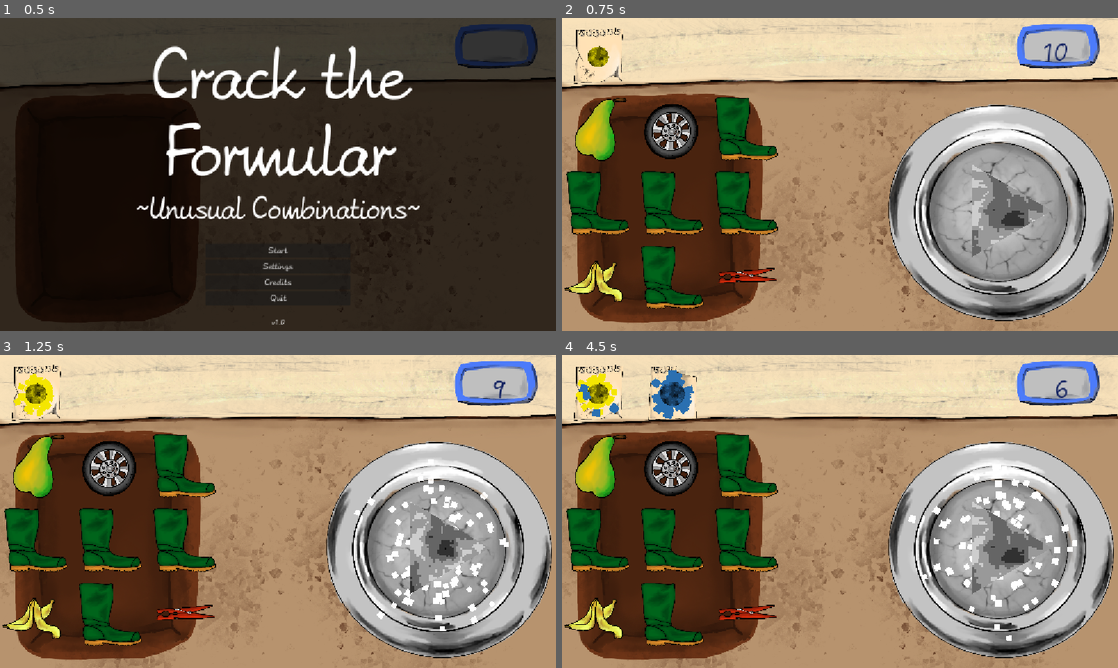
Above: before the commit, frames 1-4 (two rows, left to right).
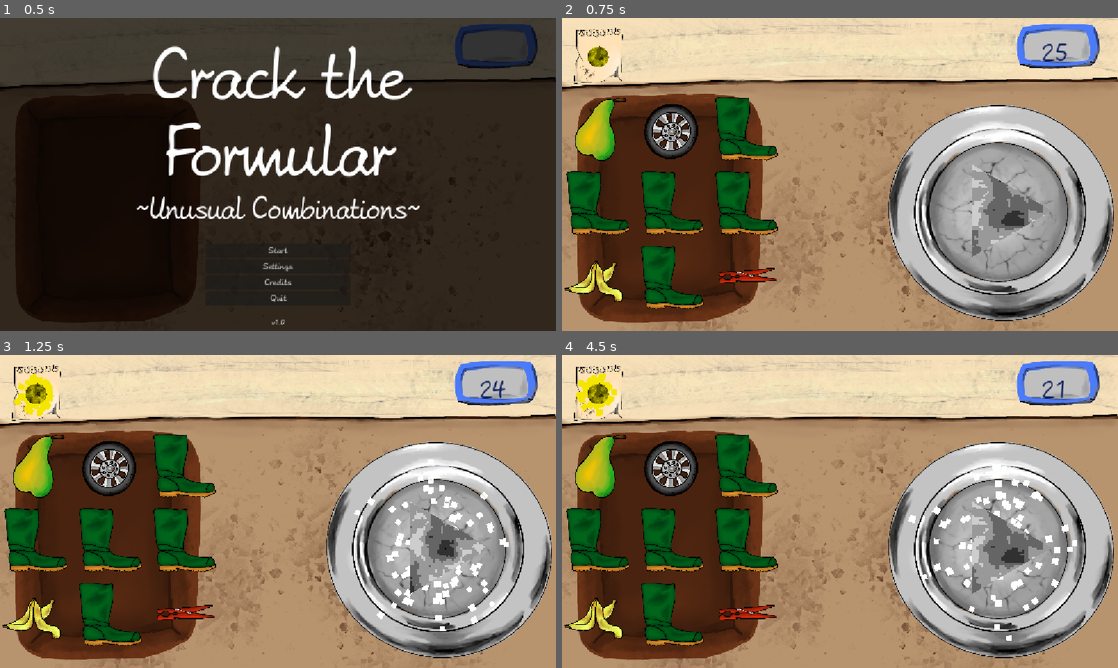
Above: after the commit, the same moments.

Repository: KIT-GameJam/Firework-Craft
Game: Godot game, scene res://gamemanager/gamemanager.tscn
Same seed, same stepped clock (60 frames per second), same inputs: the game is played once before the commit and once after it.
Inputs (mouse positions are in pixels of both pictures, inside the frame that each line leads up to):
- Up to frame 1 (0.5 s): no input
- Up to frame 2 (0.75 s): click "Start" at 0.5 s
- Up to frame 3 (1.25 s): no input
- Up to frame 4 (4.5 s): tap Enter at 1.25 s; move the mouse to (600, 392) at 1.27 s; hold D (move_right) 1.28-2.03 s; click (600, 392) at 1.42 s; move the mouse to (600, 464) at 2.02 s; hold S (move_down) 2.03-2.78 s; click (600, 464) at 2.17 s; move the mouse to (673, 464) at 2.77 s; hold D (move_right) 2.78-3.53 s; click (673, 464) at 2.92 s; move the mouse to (745, 464) at 3.52 s; hold W (move_up) 3.53-4.28 s; click (745, 464) at 3.67 s; move the mouse to (673, 392) at 4.27 s; hold A (move_left) from 4.28 s (still down); click (673, 392) at 4.42 s

Frame 1 is identical in both runs. In frame 2, 0.1% of the frame differs, in the area x 86-91%, y 8-14%; in frame 3, 0.1%; in frame 4, 1.2%, in the area x 3-91%, y 3-22%.

Commit message:
Add Difficulty curve to Levels

Diff:
--- a/gamemanager/level_manager.gd
+++ b/gamemanager/level_manager.gd
@@ -6,6 +6,9 @@
 var stats_scene: PackedScene = load("res://ui/screens/day-over-screen/day_over_screen.tscn")
 var level_number: int = 0
 
+var level_times: Array[float] = [30, 25, 25, 22, 21, 20, 20, 20, 20, 15]
+var level_request_amounts: Array[int] = [2, 3, 4, 4, 5, 6, 7, 8, 9, 10]
+
 func _ready() -> void:
 	_next_level()
 
@@ -13,9 +16,11 @@
 	level_number += 1
 	_make_level(level_number)
 
-func _make_level(_nr: int) -> void:
+func _make_level(nr: int) -> void:
 	var level: Level = level_scene.instantiate()
 	level.day_over.connect(_show_stats)
+	level.requests_amount = level_request_amounts[min(nr,10)]
+	level.daylength = level_times[min(nr,10)]
 	add_child(level)
 
 func _show_stats(_v: Array[Level.CustomerStats]) -> void :
